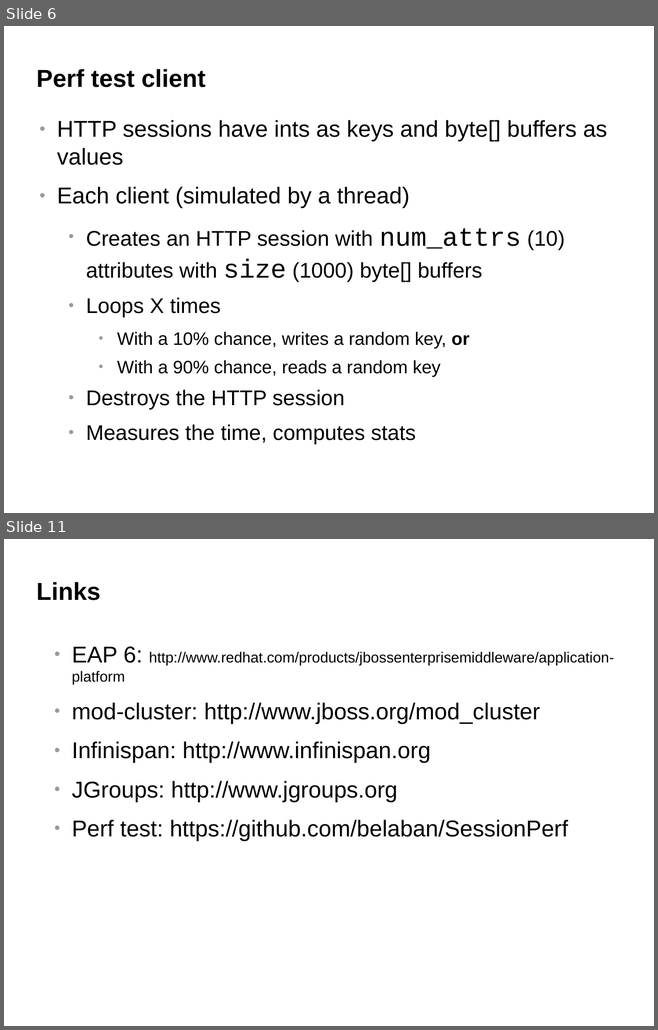
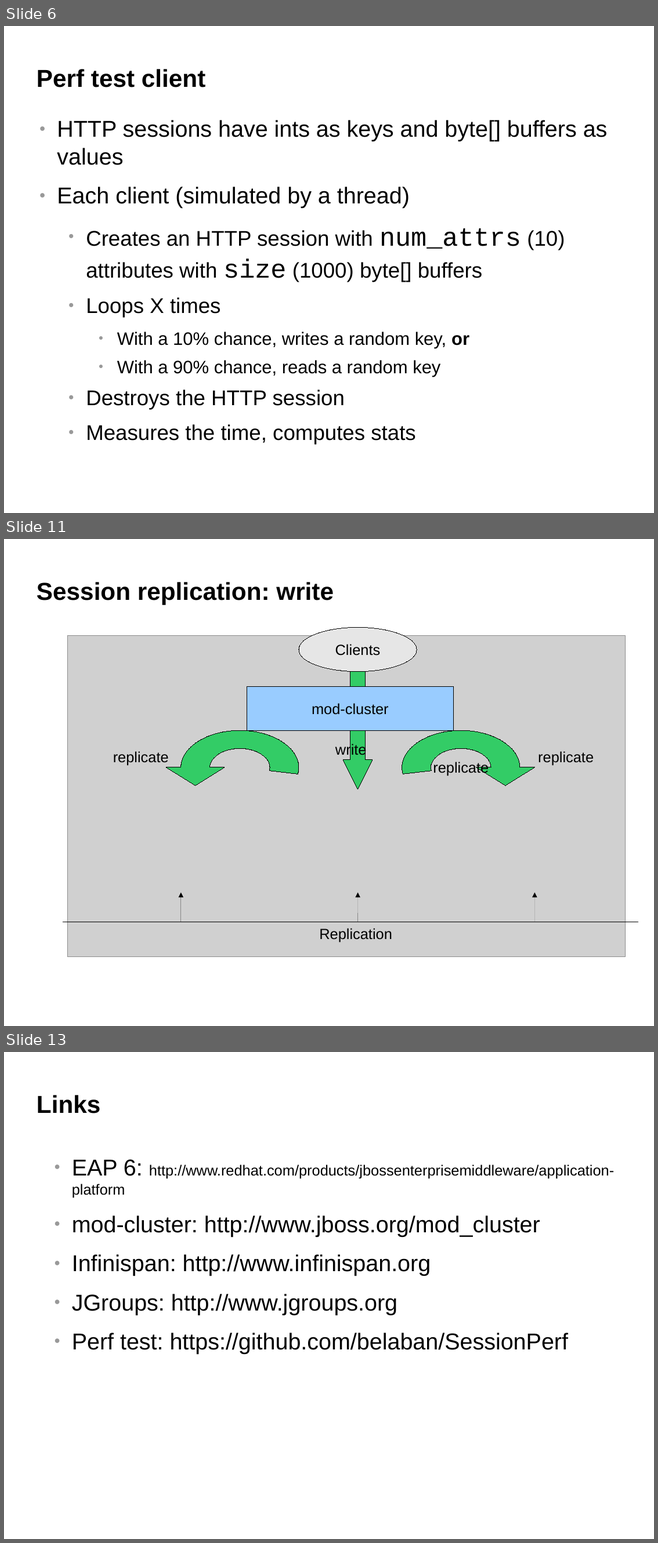
Before and after one commit to belaban/SessionPerf, a slide deck: docs/jbw2012.odp. Shown one above the other, each under a label of ours: slides 6 and 11 before the commit, slides 6, 11 and 13 after it; the slides between them are not shown. The pictures are 658x1030 and 658x1543 pixels, drawn with LibreOffice and Linux fonts; fonts in the diff are those of the drawing; grey boxes stand for pictures; background and template pictures are left out. Boxes give left, top, right and bottom in pixels: in the first picture for what was removed or moved away, otherwise in the second. Text is boxed around its words. In the diff, an @@ line names an element or a change of style, - is before the commit and + after.

```diff
--- a/docs/jbw2012.odp
+++ b/docs/jbw2012.odp
@@ slide 11 added at (x1=4, y1=539, x2=654, y2=1026), background #FFFFFF @@
@@ title added at (x1=36, y1=582, x2=333, y2=605), 30 pt, text #000000, bold @@
+Session replication: write
@@ picture added at (x1=68, y1=636, x2=625, y2=957) @@
@@ ellipse added at (x1=299, y1=627, x2=416, y2=672), fill #E6E6E6, outline #000000 0 pt, 18 pt, text #000000 @@
+Clients
@@ down arrow added at (x1=343, y1=672, x2=372, y2=790), fill #33CC66, outline #000000 0 pt @@
@@ rectangle added at (x1=247, y1=686, x2=453, y2=730), fill #99CCFF, outline #000000 0 pt, 18 pt, text #000000 @@
+mod-cluster
@@ text added at (x1=335, y1=743, x2=366, y2=758), 18 pt, text #000000 @@
+write
@@ group added at (x1=113, y1=730, x2=593, y2=804): 2 freeform shapes, 2 texts @@
+replicate
+replicate
+replicate
@@ arrow added from (181, 922) to (181, 893), #000000 0 pt @@
@@ arrow added from (358, 922) to (358, 893), #000000 0 pt @@
@@ arrow added from (535, 922) to (535, 893), #000000 0 pt @@
@@ line added from (63, 922) to (638, 922), #000000 0 pt @@
@@ text added at (x1=319, y1=928, x2=392, y2=943), 18 pt, text #000000 @@
+Replication
@@ what was slide 11 is now slide 13 @@
```
Also in this commit, not shown: 2 slides changed, 4 other slides added, 3 slides removed.
